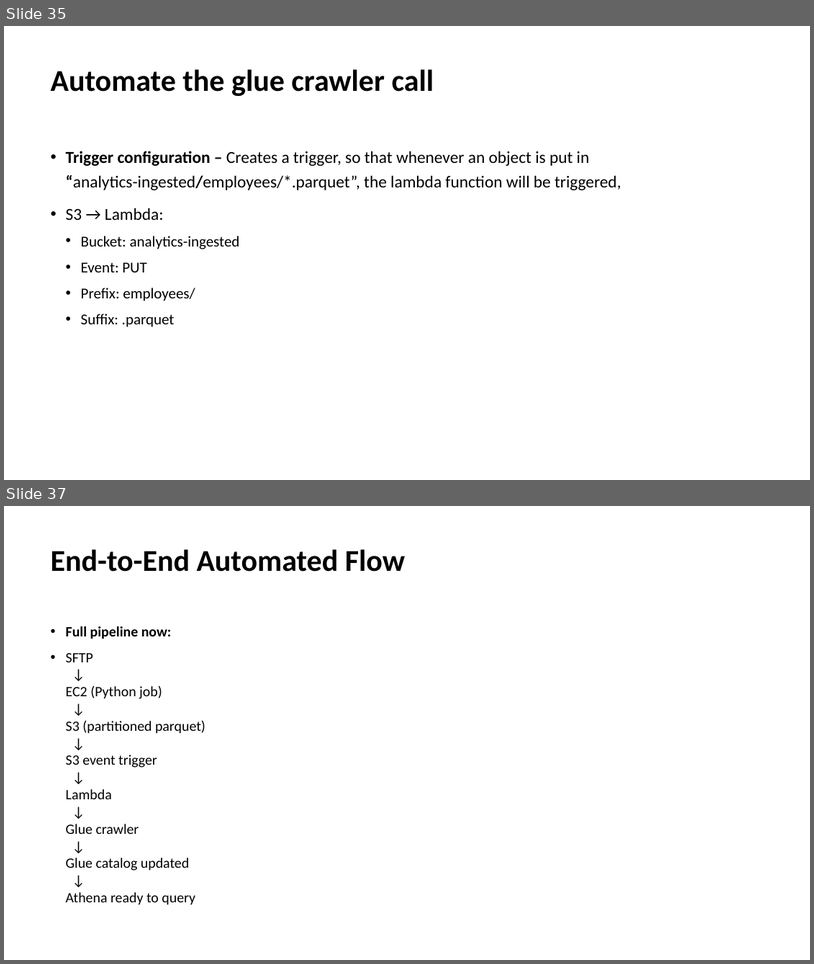
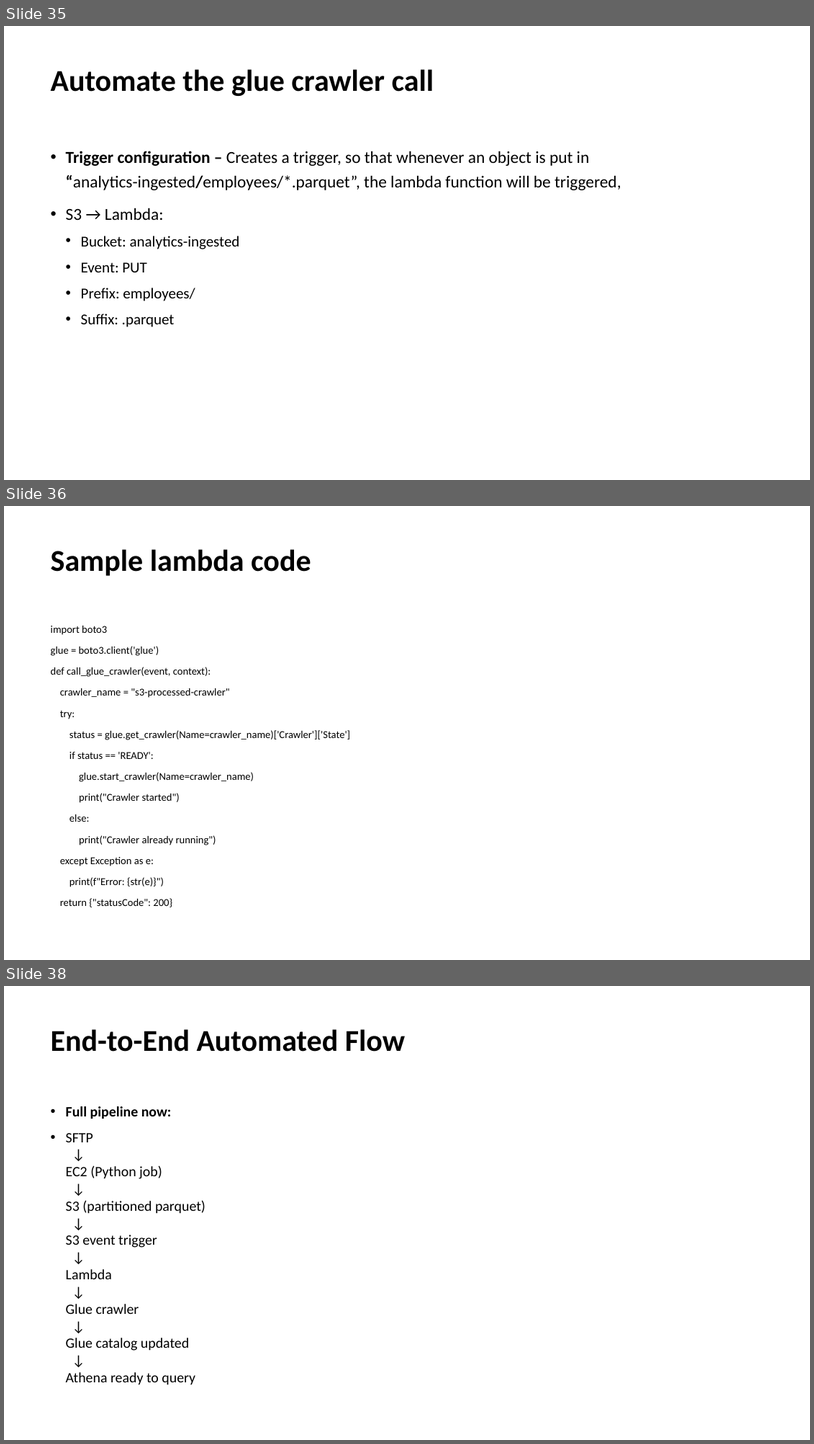
Before and after one commit to sabyasachisome/data_engineering_workshop, a slide deck: data_engineering_workshop.pptx. Shown one above the other, each under a label of ours: slides 35 and 37 before the commit, slides 35, 36 and 38 after it; the slides between them are not shown. The pictures are 814x964 and 814x1444 pixels, drawn with LibreOffice and Linux fonts; fonts in the diff are those of the drawing. Boxes give left, top, right and bottom in pixels: in the first picture for what was removed or moved away, otherwise in the second. Text is boxed around its words. In the diff, an @@ line names an element or a change of style, - is before the commit and + after.

Commit message:
adding ppt

```diff
--- a/data_engineering_workshop.pptx
+++ b/data_engineering_workshop.pptx
@@ slide 36 added at (4, 506, 810, 960), background #FFFFFF @@
@@ title added at (51, 549, 311, 576), 36 pt, text #000000, bold @@
+Sample lambda code
@@ text added at (51, 626, 350, 907), 12.5 pt, text #000000 @@
+import boto3
+glue = boto3.client('glue')
+def call_glue_crawler(event, context):
+crawler_name = "s3-processed-crawler"
+try:
+status = glue.get_crawler(Name=crawler_name)['Crawler']['State']
+if status == 'READY':
+glue.start_crawler(Name=crawler_name)
+print("Crawler started")
+else:
+print("Crawler already running")
+except Exception as e:
+print(f"Error: {str(e)}")
+return {"statusCode": 200}
@@ what was slide 37 is now slide 38 @@
```
